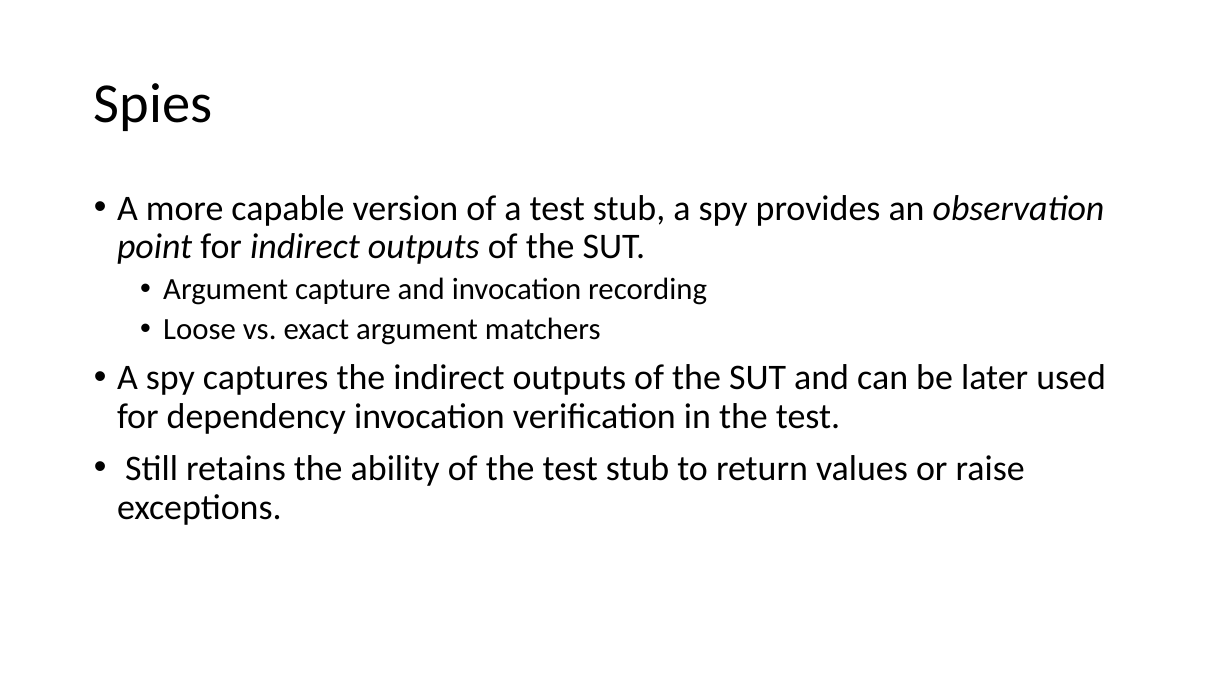
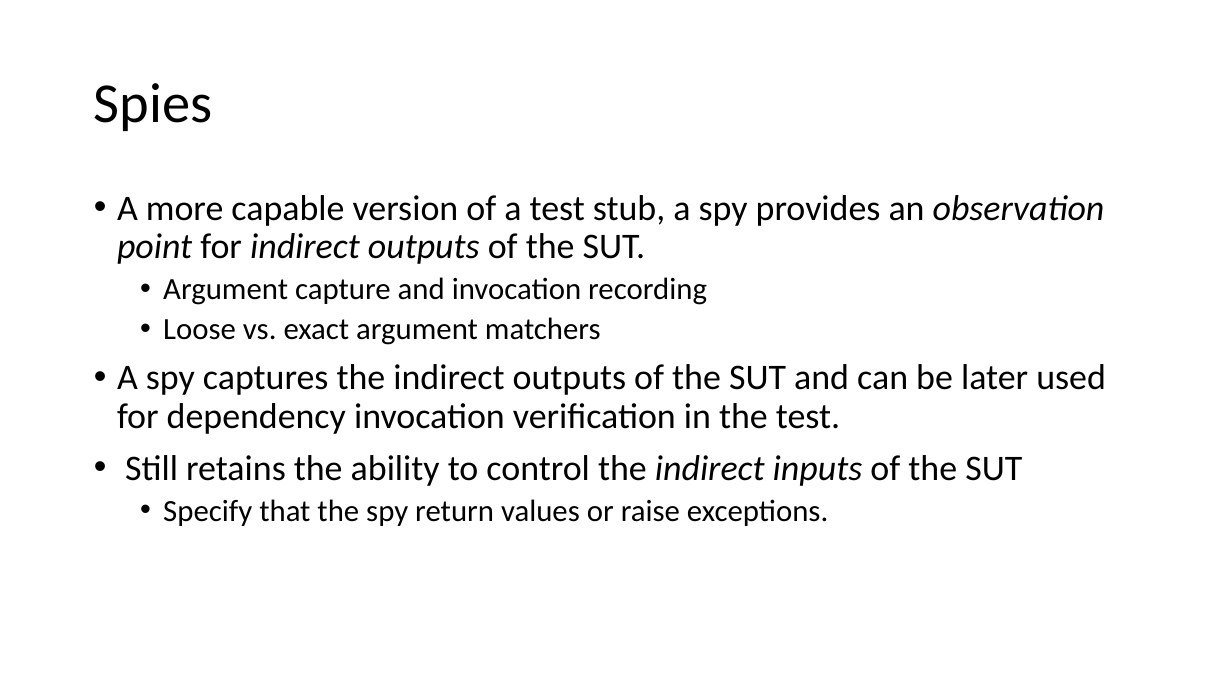
Before and after one commit to cebartling/test-driven, a slide deck: slide 5 of presentations/Test Doubles.pptx. Drawn at 1232x693 pixels with LibreOffice and Linux fonts; fonts in the diff are those of the drawing. Boxes give left, top, right and bottom in pixels: in the first picture for what was removed or moved away, otherwise in the second. Text is boxed around its words. In the diff, an @@ line names an element or a change of style, - is before the commit and + after.

```diff
--- a/presentations/Test Doubles.pptx
+++ b/presentations/Test Doubles.pptx
@@ text at (x1=125, y1=455, x2=1022, y2=526): text changed @@
-• Still retains the ability of the test stub to return values or raise exceptions.
+• Still retains the ability to control the indirect inputs of the SUT
+  • Specify that the spy return values or raise exceptions.
```
Also in this commit, not shown: 1 other slide changed, 1 slide added, 1 slide removed, 10 other files.
